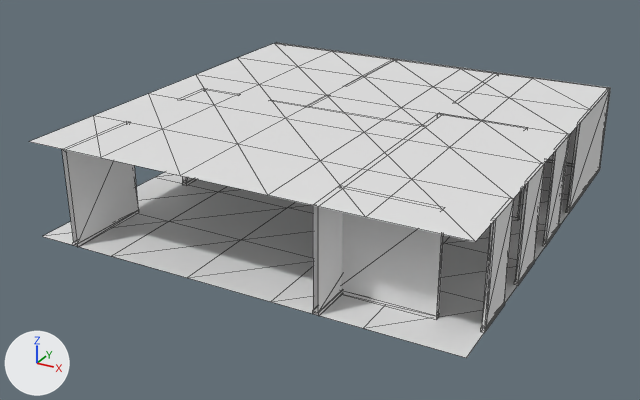
The glTF model public/assets/levels/level0/chunk_1_0.glb, before and after one commit.
Rendered twice from a 50 mm camera at (28.88, -27.21, 10.47) aimed at (17.6, -6.71, 0.22). Arrows for +X, +Y and +Z are at lower left; the lights stay in place. The older version comes first. Mesh edges are drawn as thin lines. Vertices at exactly the same position are counted once.

The first picture shows 'chunk_1_0'.
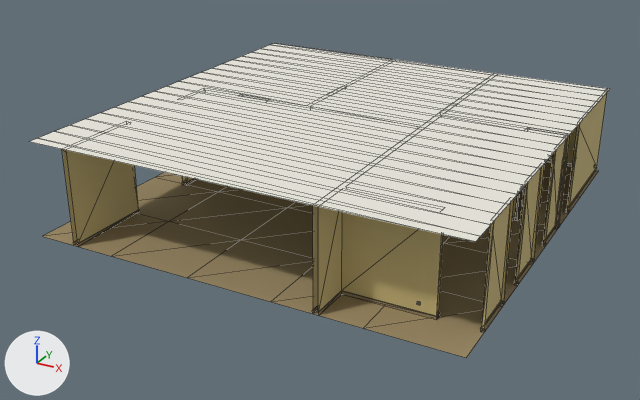
Changed parts and their boxes [x1, y1, x2, y2] in the pictures (640 x 400 px):
'chunk_1_0', reshaped: before [29, 42, 611, 358]; after [29, 43, 609, 358]
part 1 of me_mesh_0, cut back: before [35, 42, 611, 333]; after [35, 43, 609, 333]
part 2 of me_mesh_0, recoloured: [62, 123, 580, 329] in both
part 3 of me_mesh_0, recoloured: before [80, 182, 520, 320]; after [80, 179, 590, 325]
part 4 of me_mesh_0, recoloured (white to brown): before [42, 162, 572, 358]; after [42, 162, 598, 358]

What the commit changed:
Material 'frame' (mat_frame) is new.
Its base color is (0.4, 0.32, 0.2) (beige #aa997c).
Its roughness is 0.9.
Material 'floor' (mat_floor) is new.
Its base color is (0.34, 0.26, 0.13) (brown #9e8b65).
Its roughness is 0.9.
Material 'ceil' (mat_ceil) is new.
Its base color is (0.84, 0.82, 0.74) (white #eceadf).
Its roughness is 0.9.
Material 'wall' (mat_wall) is new.
Its base color is (0.58, 0.47, 0.2) (yellow #c8b67c).
Its roughness is 0.9.
Material 'plastic' (mat_plastic) is new.
Its base color is (0.62, 0.58, 0.48) (pale yellow #cec8b8).
Its roughness is 0.9.
Material 'base' (mat_base) is new.
Its base color is (0.3, 0.23, 0.12) (brown #958461).
Its roughness is 0.9.
me_mesh_0 is used by ob_chunk_1_0; location (0.0, 0.0, 0.0).
me_mesh_0 had 318 vertices, 374 faces and spanned x 11.99..24.01, y -12.01..0.15, z 0.0..2.7.
me_mesh_0 now has 767 vertices, 916 faces and spans x 11.99..24.01, y -12.0..0.0, z 0.0..2.7.
me_mesh_0 part 1: 16 vertices moved from x 13.12..23.93, y -12.01..0.08, z 0.0..2.7 to x 13.12..23.93, y -12.0..0.0, z 0.0..2.7; 119 vertices removed from x 11.99..24.01, y -12.01..0.15, z 0.0..2.7; 568 vertices added at x 11.99..24.01, y -12.0..0.0, z 0.0..2.7.
me_mesh_0 part 2: 31 faces spanning x 13.13..24.0, y -12.0..-3.67, z 0.09..2.7 switch from no material to mat_wall (yellow #c8b67c).
me_mesh_0 part 3: 36 faces spanning x 13.12..23.92, y -12.0..-0.01, z 0.0..0.09 switch from no material to mat_base (brown #958461).
me_mesh_0 part 4: 50 faces spanning x 12.0..24.0, y -12.0..0.0, z 0.0 switch from no material to mat_floor (brown #9e8b65).
me_mesh_0 gains material mat_ceil (white #eceadf).
me_mesh_0 gains material mat_plastic (pale yellow #cec8b8).
me_mesh_0 gains material mat_frame (beige #aa997c).
